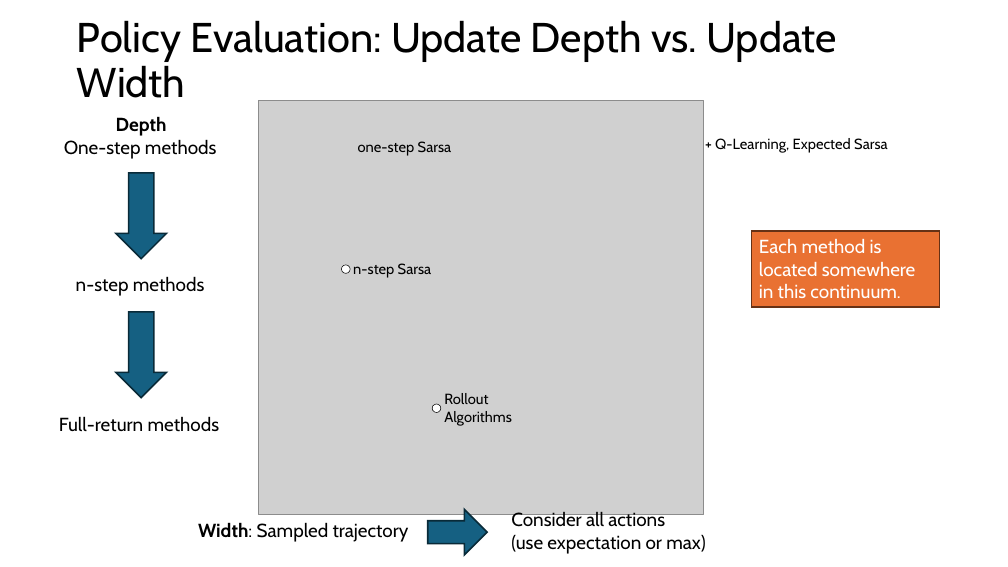
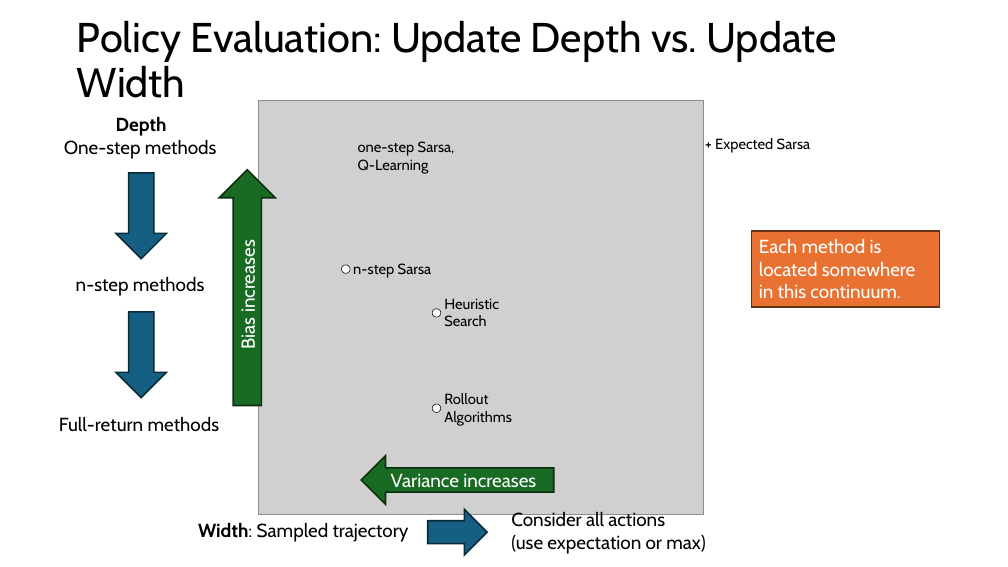
Before and after one commit to mhahsler/Introduction_to_Reinforcement_Learning, a slide deck: slide 20 of slides/Lecture_Chapter08.pptx. Drawn at 1008x567 pixels with LibreOffice and Linux fonts; fonts in the diff are those of the drawing; grey boxes stand for pictures. Boxes give left, top, right and bottom in pixels: in the first picture for what was removed or moved away, otherwise in the second. Text is boxed around its words. In the diff, an @@ line names an element or a change of style, - is before the commit and + after.

```diff
--- a/slides/Lecture_Chapter08.pptx
+++ b/slides/Lecture_Chapter08.pptx
@@ text at [358,141,455,174]: text changed @@
-one-step Sarsa
+one-step Sarsa,
+Q-Learning
@@ text at [715,138,811,153]: text changed @@
-+ Q-Learning, Expected Sarsa
++ Expected Sarsa
@@ down arrow added at [219,170,275,406], fill #196B24, outline #0B2F10 1.5 pt, 18 pt, text #FFFFFF @@
+Bias increases
@@ text added at [444,298,499,326], 14 pt, text #000000 @@
+Heuristic
+Search
@@ ellipse added at [433,309,441,317], fill #FFFFFF, outline #000000 0.5 pt @@
@@ right arrow added at [361,456,554,504], fill #196B24, outline #0B2F10 1.5 pt, 18 pt, text #FFFFFF @@
+Variance increases
```
Also in this commit, not shown: 3 other slides changed, 1 other file.
